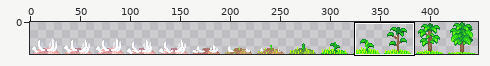
Sprite sheet: gfx/corpse_human.png. The first picture is a wide view before the edit; the outline marks the close-up.
Close-up. Before:
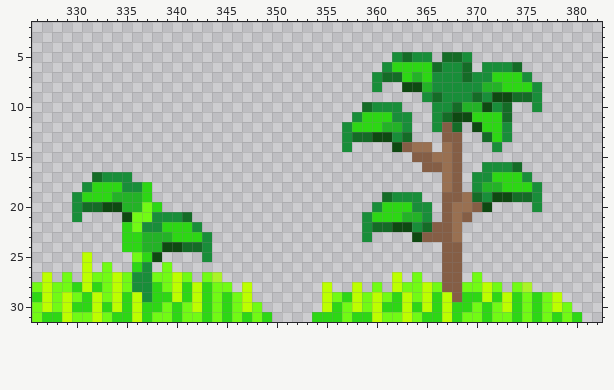
The file is 448x32 pixels. Shown: x 326..382, y 2..31.
And afterwards:
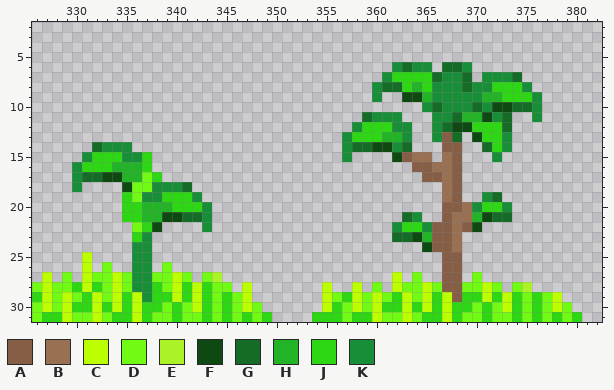
Palette (. is transparent): A #855e45  B #997051  C #bcff00  D #71fb14  E #abf327  F #0e4911  G #146c26  H #23b326  J #2dd714  K #188e39
The edit:
y 5: x 362..365 KGKK -> ....; x 367..369 GGK -> ...
y 6: x 361..369 KJJJJGKKG -> .KGKK.GGK; x 371..374 KKKG -> ....
y 7: x 360..362 KGG -> .KJ; x 364 H -> J; x 366 K -> G; x 370 K -> .; x 372..375 JJJK -> KKG.
y 8: x 361..365 ..FFH -> GGJHJ; x 369 K -> G; x 371..372 HH -> KJ; x 375..376 JK -> K.
y 9: x 360 . -> K; x 363..366 ..KG -> FFHK; x 370..375 GKFFGG -> KHHJJJ
y 10: x 359..362 GKKK -> ....; x 365..366 .K -> KG; x 368..375 GHHFKG.. -> KKGKFFGG
y 11: x 358..361 KJJJ -> .GKK; x 363 K -> .; x 367..372 GFFJJJ -> KGHHFK; x 376 . -> K
y 12: x 357..358 KJ -> .K; x 361..362 HH -> JK; x 367..370 AG.F -> GFFJ; x 373 K -> G
y 13: x 358..363 GGFFKG -> JJJHHK; x 366 . -> K; x 368 A -> G; x 370..371 .G -> FJ
y 14: x 332..335 .... -> GKKK; x 358..365 ....FABB -> GGFFKG..; x 367 B -> A; x 371..373 .K. -> GJK
y 15: x 331..337 ....... -> KJJJKKJ; x 357 . -> K; x 362..366 ..AAB -> FABB.; x 372 . -> K
y 16: x 330..337 ........ -> KJJJHHHJ; x 364 . -> A; x 366 A -> B; x 371..374 KKKG -> ....
y 17: x 330..331 .. -> KG; x 333..338 KKK... -> FFHHDJ; x 365..366 .. -> AA; x 370..375 KKJJJK -> ......
y 18: x 330..341 .KJJJKKJ.... -> K....FDDKKKG; x 370..376 KHHJJJK -> .......
y 19: x 330..342 KJJJHHHJ..... -> .....JDKKJJJK; x 361..364 GKKK -> ....; x 367 A -> B; x 369..370 BG -> ..; x 372..376 FFGGK -> G....
y 20: x 330..343 KGGFFHHDJ..... -> .....JJHHHJJJK; x 360..365 KJJJKK -> ......; x 368 B -> A; x 370..373 AF.. -> KJJK; x 376 K -> .
y 21: x 330 K -> .; x 335..340 FDDKKK -> JJHHFF; x 342..343 .. -> GK; x 359..365 KJJJHHK -> ....GK.; x 369..373 A.... -> BHFGG
y 22: x 335 J -> .; x 337..343 KKJJJK. -> JF....K; x 359..365 KGGFFKG -> ...KJJK; x 369..370 .. -> AF
y 23: x 335 J -> .; x 337..343 HHHJJJK -> K......; x 359 K -> .; x 362..363 .. -> GG; x 365 A -> H
y 24: x 335..343 JJHHFFGGK -> .KK......; x 365..366 .. -> FA; x 368 A -> B
y 25: x 336..338 DJF -> KK.; x 343 K -> .
y 26: x 336 J -> K
